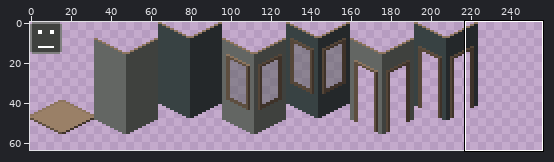
Two versions of one sprite sheet, assets/iso-tile.png. Above: a wide view before the commit, with the close-up outlined.
Close-up. Old version:
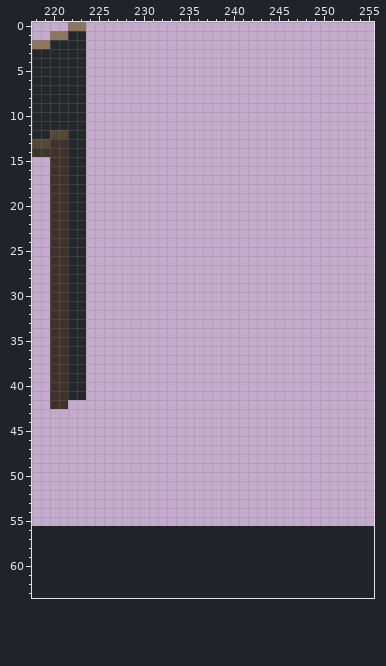
The file is 256x56 pixels. Colours within 5 levels of each other are drawn and written as one. Shown: x 218..255, y 0..63. The old version is drawn lined up with the new one, on the new canvas.
And afterwards:
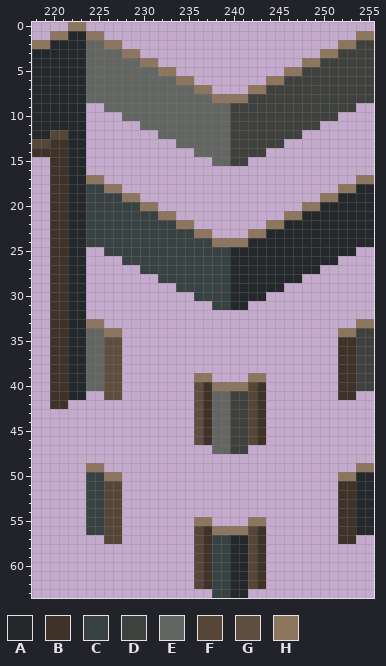
Palette (. is transparent): A #24282a  B #3e3229  C #384243  D #3f413e  E #636663  F #554638  G #5d4e3f  H #8d755e
The exact change:
canvas 256x56 -> 256x64
@@ x 218..255 @@
  0 ....HH................................
- 1 ..HHAA................................
- 2 HHAAAA................................
- 3 AAAAAA................................
- 4 AAAAAA................................
- 5 AAAAAA................................
- 6 AAAAAA................................
- 7 AAAAAA................................
- 8 AAAAAA................................
- 9 AAAAAA................................
-10 AAAAAA................................
-11 AAAAAA................................
-12 AAFFAA................................
-13 FFBBAA................................
-14 BBBBAA................................
-15 ..BBAA................................
+ 1 ..HHAAHH............................HH
+ 2 HHAAAAEEHH........................HHDD
+ 3 AAAAAAEEEEHH....................HHDDDD
+ 4 AAAAAAEEEEEEHH................HHDDDDDD
+ 5 AAAAAAEEEEEEEEHH............HHDDDDDDDD
+ 6 AAAAAAEEEEEEEEEEHH........HHDDDDDDDDDD
+ 7 AAAAAAEEEEEEEEEEEEHH....HHDDDDDDDDDDDD
+ 8 AAAAAAEEEEEEEEEEEEEEHHHHDDDDDDDDDDDDDD
+ 9 AAAAAA..EEEEEEEEEEEEEEDDDDDDDDDDDDDD..
+10 AAAAAA....EEEEEEEEEEEEDDDDDDDDDDDD....
+11 AAAAAA......EEEEEEEEEEDDDDDDDDDD......
+12 AAFFAA........EEEEEEEEDDDDDDDD........
+13 FFBBAA..........EEEEEEDDDDDD..........
+14 BBBBAA............EEEEDDDD............
+15 ..BBAA..............EEDD..............
 16 ..BBAA................................
-17 ..BBAA................................
-18 ..BBAA................................
-19 ..BBAA................................
-20 ..BBAA................................
-21 ..BBAA................................
-22 ..BBAA................................
-23 ..BBAA................................
-24 ..BBAA................................
-25 ..BBAA................................
-26 ..BBAA................................
-27 ..BBAA................................
-28 ..BBAA................................
-29 ..BBAA................................
-30 ..BBAA................................
-31 ..BBAA................................
+17 ..BBAAHH............................HH
+18 ..BBAACCHH........................HHAA
+19 ..BBAACCCCHH....................HHAAAA
+20 ..BBAACCCCCCHH................HHAAAAAA
+21 ..BBAACCCCCCCCHH............HHAAAAAAAA
+22 ..BBAACCCCCCCCCCHH........HHAAAAAAAAAA
+23 ..BBAACCCCCCCCCCCCHH....HHAAAAAAAAAAAA
+24 ..BBAACCCCCCCCCCCCCCHHHHAAAAAAAAAAAAAA
+25 ..BBAA..CCCCCCCCCCCCCCAAAAAAAAAAAAAA..
+26 ..BBAA....CCCCCCCCCCCCAAAAAAAAAAAA....
+27 ..BBAA......CCCCCCCCCCAAAAAAAAAA......
+28 ..BBAA........CCCCCCCCAAAAAAAA........
+29 ..BBAA..........CCCCCCAAAAAA..........
+30 ..BBAA............CCCCAAAA............
+31 ..BBAA..............CCAA..............
 32 ..BBAA................................
-33 ..BBAA................................
-34 ..BBAA................................
-35 ..BBAA................................
-36 ..BBAA................................
-37 ..BBAA................................
-38 ..BBAA................................
-39 ..BBAA................................
-40 ..BBAA................................
-41 ..BBAA................................
-42 ..BB..................................
-43 ......................................
-44 ......................................
-45 ......................................
-46 ......................................
-47 ......................................
+33 ..BBAAHH............................HH
+34 ..BBAAEEHH........................HHDD
+35 ..BBAAEEGG........................BBDD
+36 ..BBAAEEGG........................BBDD
+37 ..BBAAEEGG........................BBDD
+38 ..BBAAEEGG........................BBDD
+39 ..BBAAEEGG........HH....HH........BBDD
+40 ..BBAAEEGG........GBHHHHFB........BBDD
+41 ..BBAA..GG........GBEEDDFB........BB..
+42 ..BB..............GBEEDDFB............
+43 ..................GBEEDDFB............
+44 ..................GBEEDDFB............
+45 ..................GBEEDDFB............
+46 ..................GBEEDDFB............
+47 ....................EEDD..............
 48 ......................................
-49 ......................................
-50 ......................................
-51 ......................................
-52 ......................................
-53 ......................................
-54 ......................................
-55 ......................................
-56 ......................................
-57 ......................................
-58 ......................................
-59 ......................................
-60 ......................................
-61 ......................................
-62 ......................................
-63 ......................................
+49 ......HH............................HH
+50 ......CCHH........................HHAA
+51 ......CCFF........................BBAA
+52 ......CCFF........................BBAA
+53 ......CCFF........................BBAA
+54 ......CCFF........................BBAA
+55 ......CCFF........HH....HH........BBAA
+56 ......CCFF........FBHHHHFB........BBAA
+57 ........FF........FBCCAAFB........BB..
+58 ..................FBCCAAFB............
+59 ..................FBCCAAFB............
+60 ..................FBCCAAFB............
+61 ..................FBCCAAFB............
+62 ..................FBCCAAFB............
+63 ....................CCAA..............
